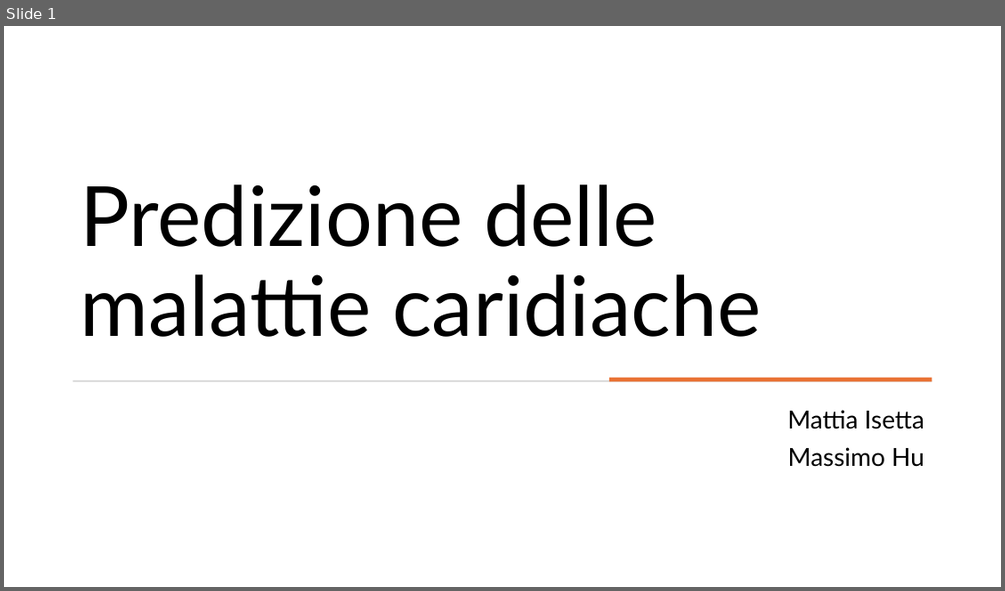
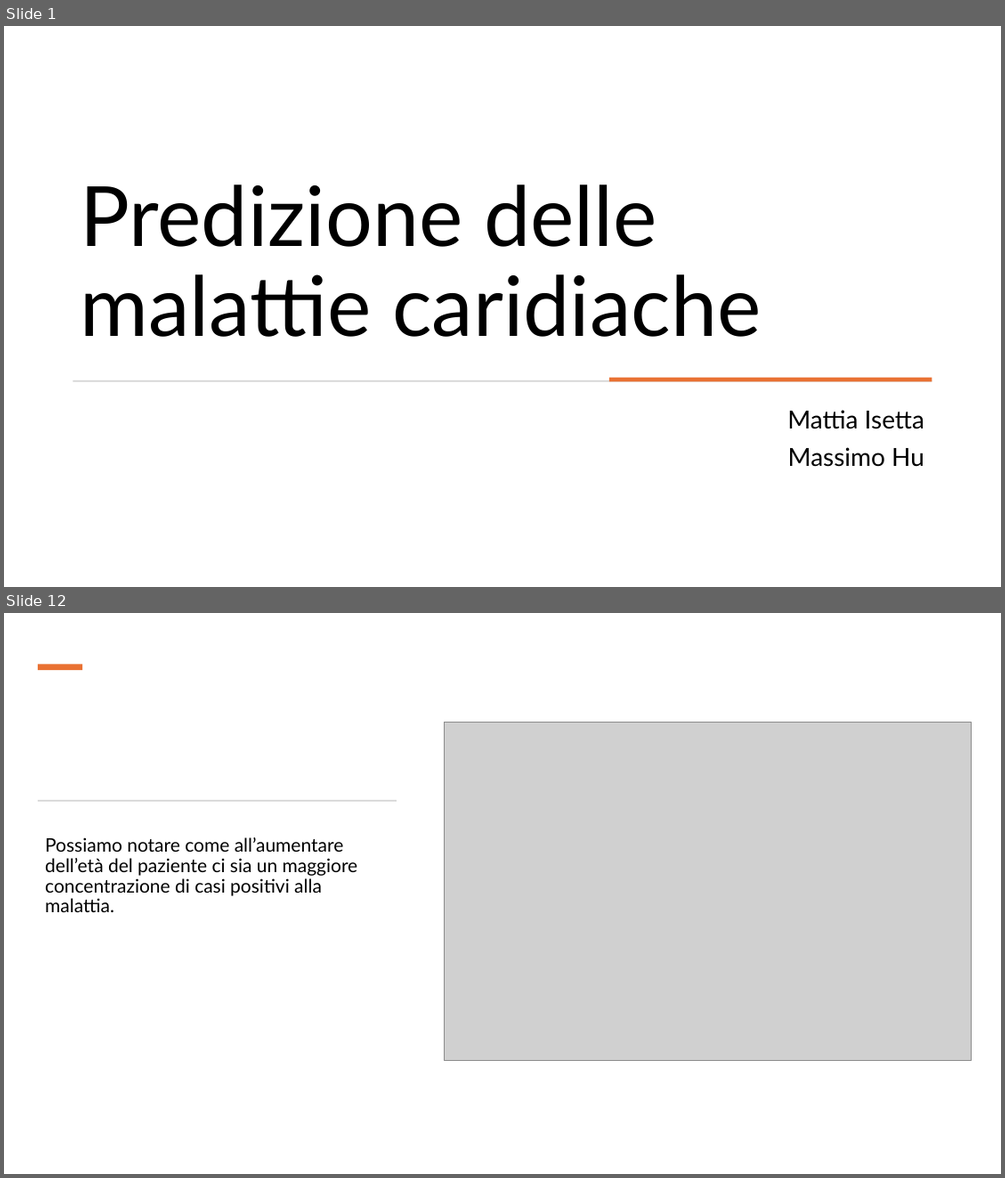
Before and after one commit to mattiaise/scientific-visualization, a slide deck: presentazione/presentazione.pptx. Shown one above the other, each under a label of ours: slide 1 before the commit, slides 1 and 12 after it; the slides between them are not shown. The pictures are 1005x591 and 1005x1178 pixels, drawn with LibreOffice and Linux fonts; fonts in the diff are those of the drawing; grey boxes stand for pictures. Boxes give left, top, right and bottom in pixels: in the first picture for what was removed or moved away, otherwise in the second. Text is boxed around its words. In the diff, an @@ line names an element or a change of style, - is before the commit and + after.

```diff
--- a/presentazione/presentazione.pptx
+++ b/presentazione/presentazione.pptx
@@ slide 12 added at box(4, 613, 1001, 1174), background #FFFFFF @@
@@ rectangle added at box(38, 664, 82, 670), fill #E97132 @@
@@ picture added at box(445, 722, 971, 1061) @@
@@ rectangle added at box(38, 800, 396, 802), fill #D5D5D5 @@
@@ text added at box(45, 837, 358, 912), 18 pt, text #000000 @@
+Possiamo notare come all’aumentare dell’età del paziente ci sia un maggiore concentrazione di casi positivi alla malattia.
```
Also in this commit, not shown: 17 other slides added, 1 slide removed.
